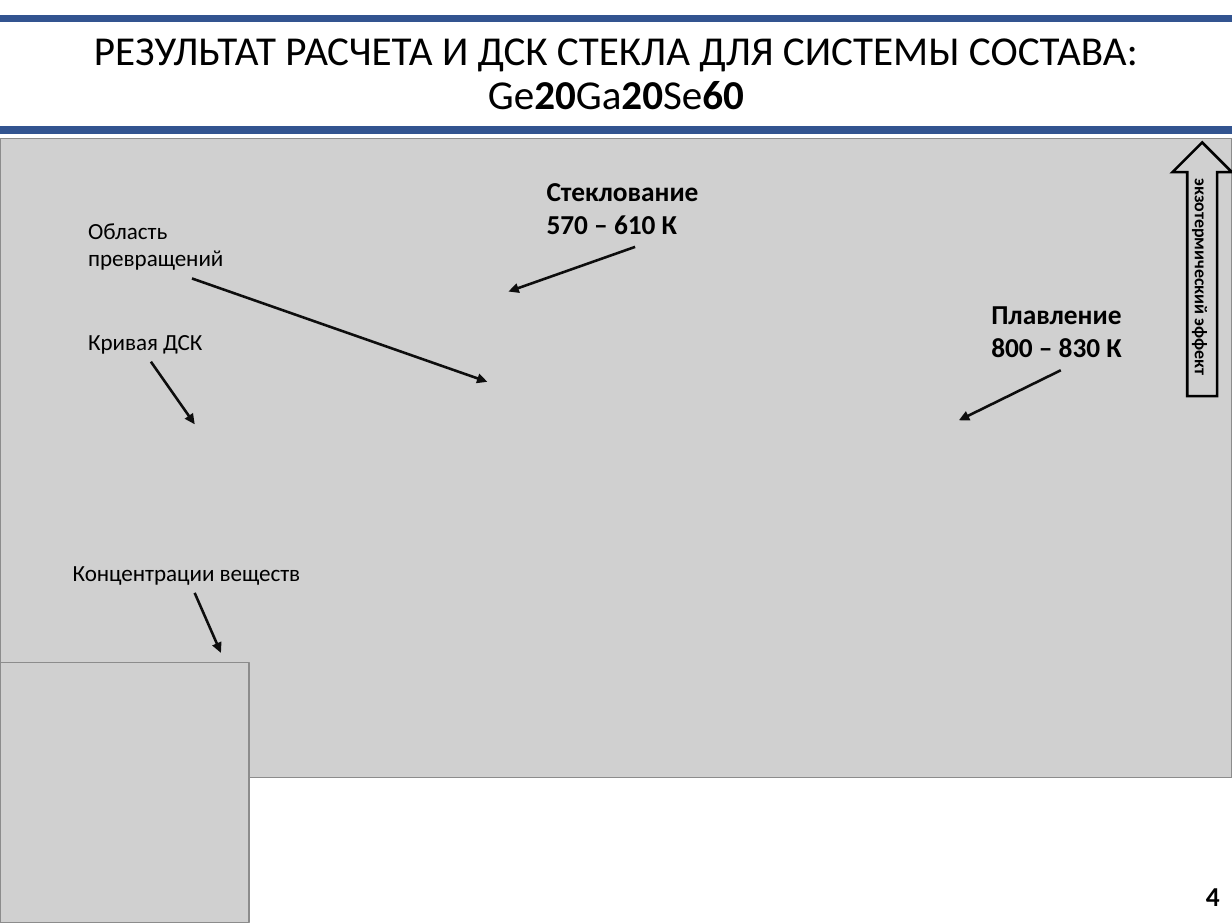
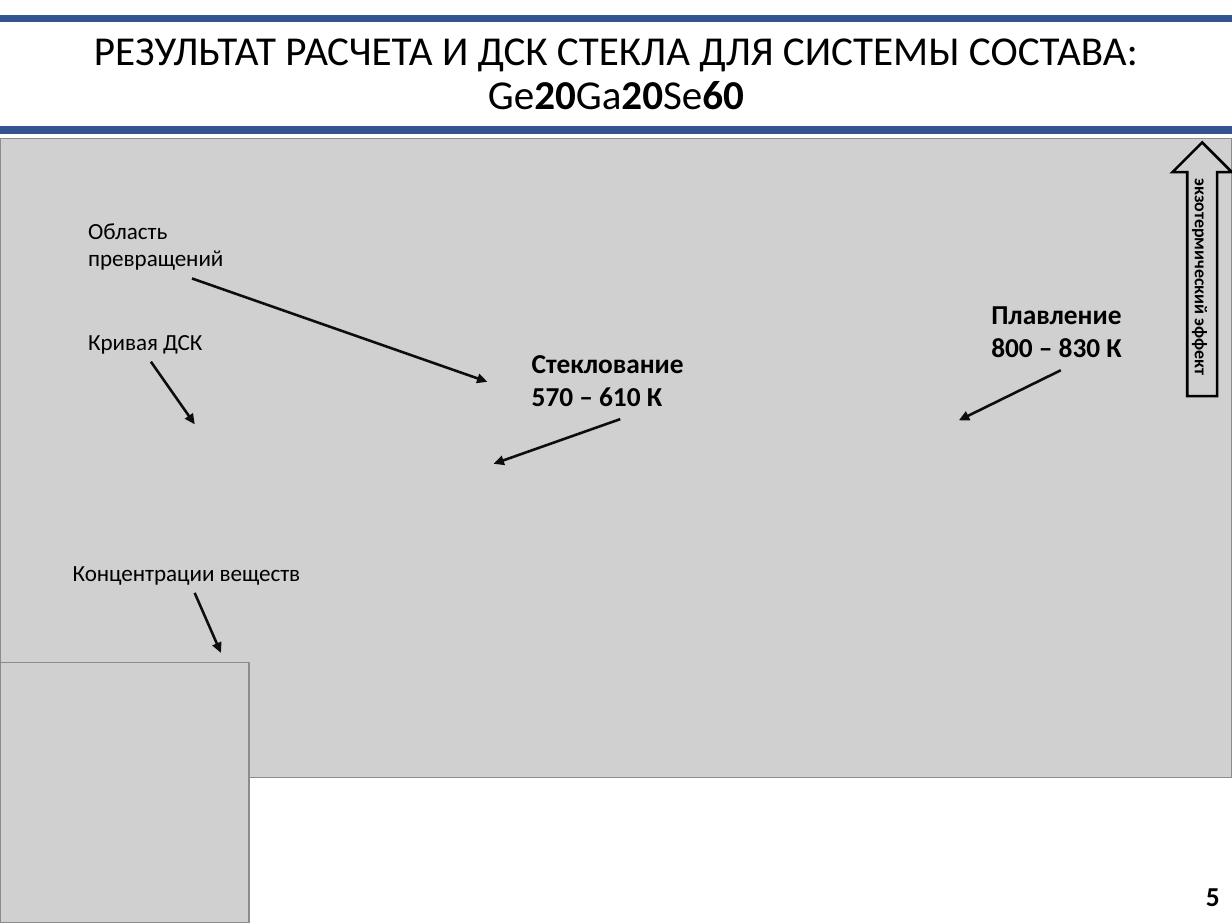
Before and after one commit to EnglishBeach/glass, a slide deck: slide 5 of Презентация.pptx (slide 4 before the commit). Drawn at 1232x924 pixels with LibreOffice and Linux fonts; fonts in the diff are those of the drawing; grey boxes stand for pictures. Boxes give left, top, right and bottom in pixels: in the first picture for what was removed or moved away, otherwise in the second. Text is boxed around its words. In the diff, an @@ line names an element or a change of style, - is before the commit and + after.

```diff
--- a/Презентация.pptx
+++ b/Презентация.pptx
@@ text "Стеклование": place and size @@
-text "Стеклование" at [547, 183, 699, 234]
+text "Стеклование" at [532, 355, 684, 406]
@@ arrow moved from (636, 246) - (509, 292) to (621, 419) - (494, 463) @@
@@ page number at [1206, 888, 1220, 906]: text changed @@
-4
+5
```
Also in this commit, not shown: 2 other slides changed, 2 slides added, 5 other files.
